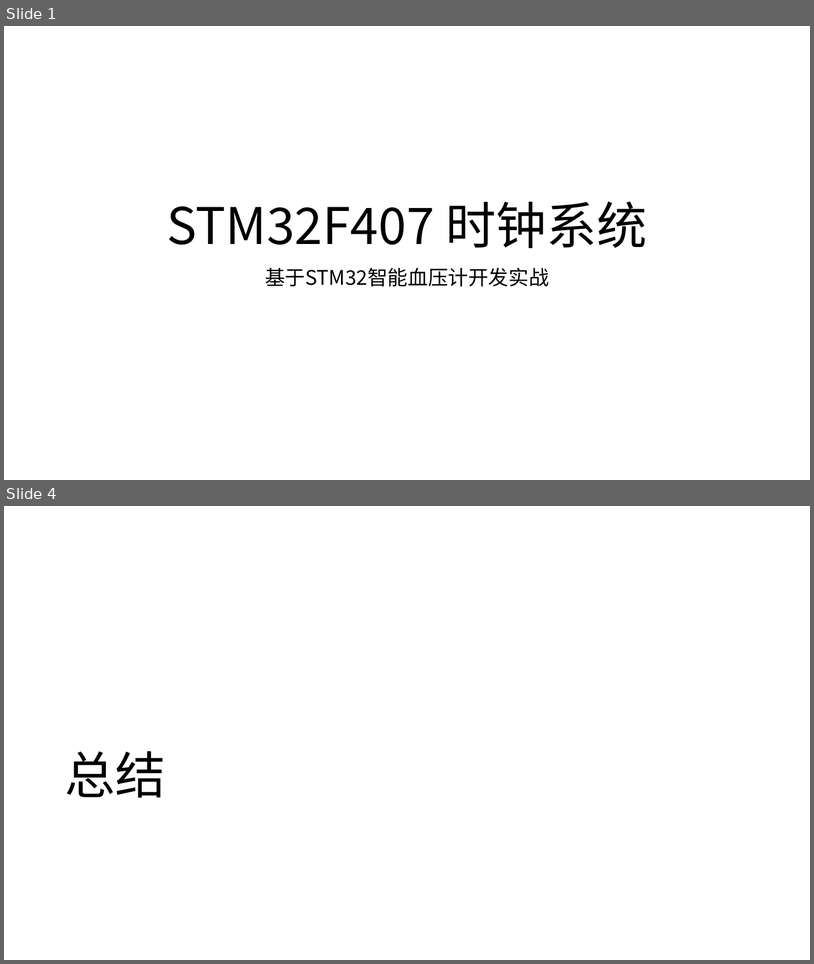
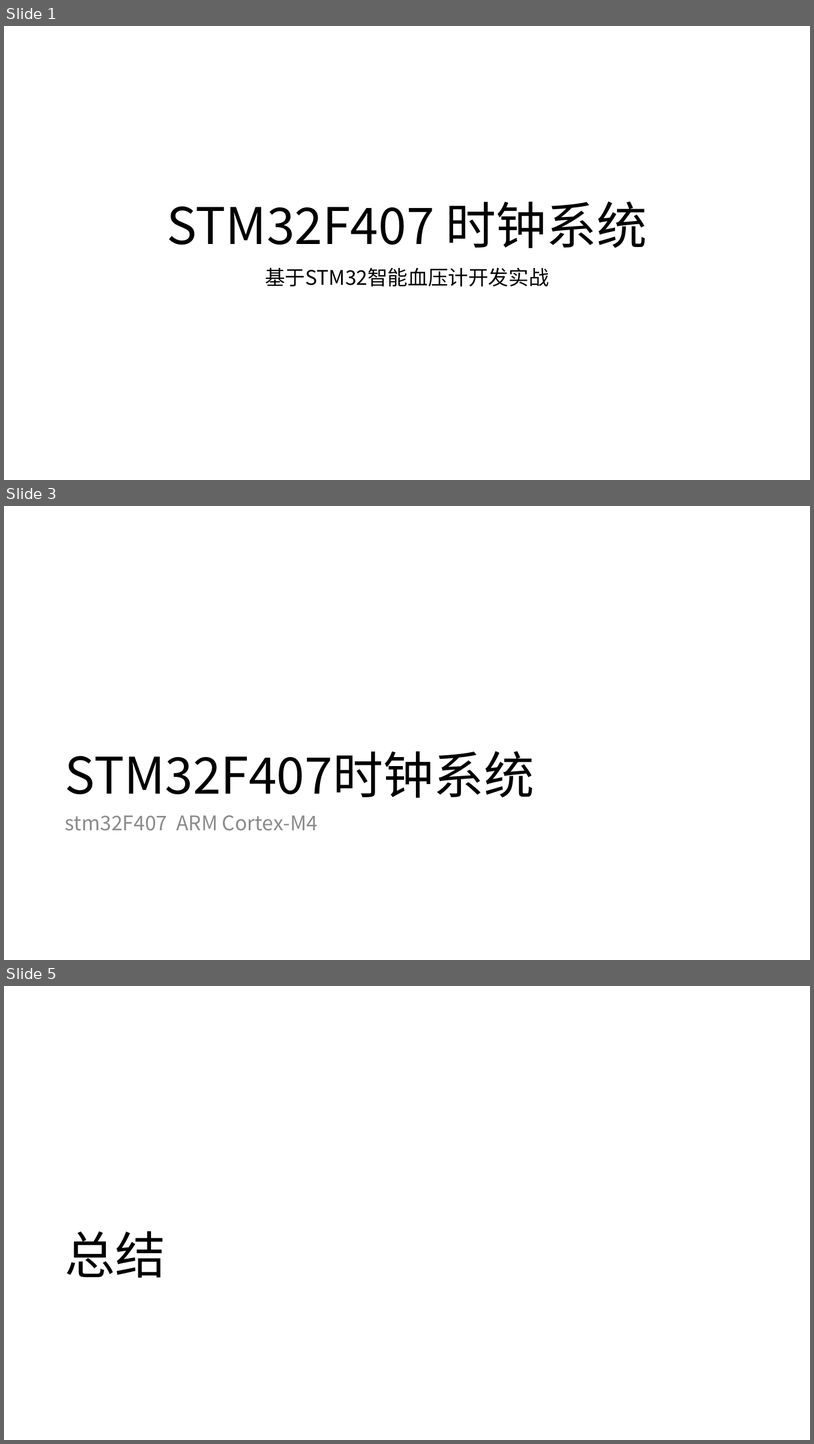
Before and after one commit to work-2015/work, a slide deck: TMOOC/智能硬件/001-智能血压计/V1.0/06-STM32F407 时钟系统/PPT/06-STM32F407 时钟系统.pptx. Shown one above the other, each under a label of ours: slides 1 and 4 before the commit, slides 1, 3 and 5 after it; the slides between them are not shown. The pictures are 814x964 and 814x1444 pixels, drawn with LibreOffice and Linux fonts; fonts in the diff are those of the drawing. Boxes give left, top, right and bottom in pixels: in the first picture for what was removed or moved away, otherwise in the second. Text is boxed around its words. In the diff, an @@ line names an element or a change of style, - is before the commit and + after.

```diff
--- a/TMOOC/智能硬件/001-智能血压计/V1.0/06-STM32F407 时钟系统/PPT/06-STM32F407 时钟系统.pptx
+++ b/TMOOC/智能硬件/001-智能血压计/V1.0/06-STM32F407 时钟系统/PPT/06-STM32F407 时钟系统.pptx
@@ slide 3 added at <box>4,506,810,960</box>, background #FFFFFF @@
@@ title added at <box>65,751,534,798</box>, 60 pt, text #000000 @@
+STM32F407时钟系统
@@ text added at <box>65,815,318,831</box>, 24 pt, text #8C8C8C @@
+stm32F407 ARM Cortex-M4
@@ what was slide 4 is now slide 5 @@
```
Also in this commit, not shown: 1 other slide added, 1 slide removed, 1 other file.
